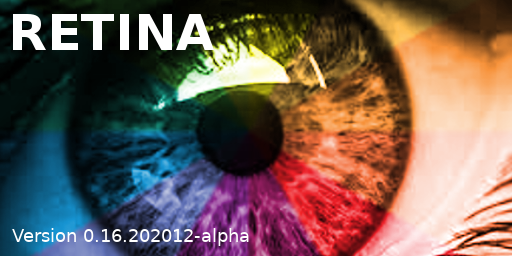
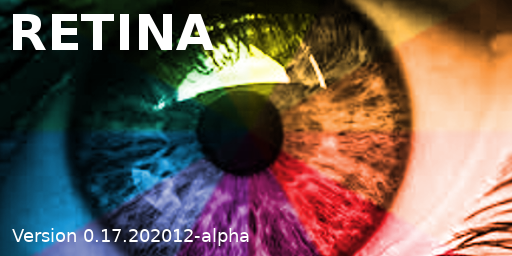
Comparing the layer stacks of the two w=512, h=256 images. Changes:
renamed "Version 0.16.202012-alpha" to "Version 0.17.202012-alpha", painted on it over left=112, top=229, right=122, bottom=242
